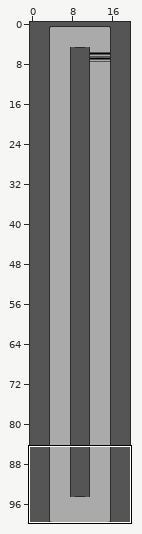
Tiled map -- assets/maps/track2.tmx. The picture above shows the old version from afar; the outline marks the close-up.
Close-up. Old version:
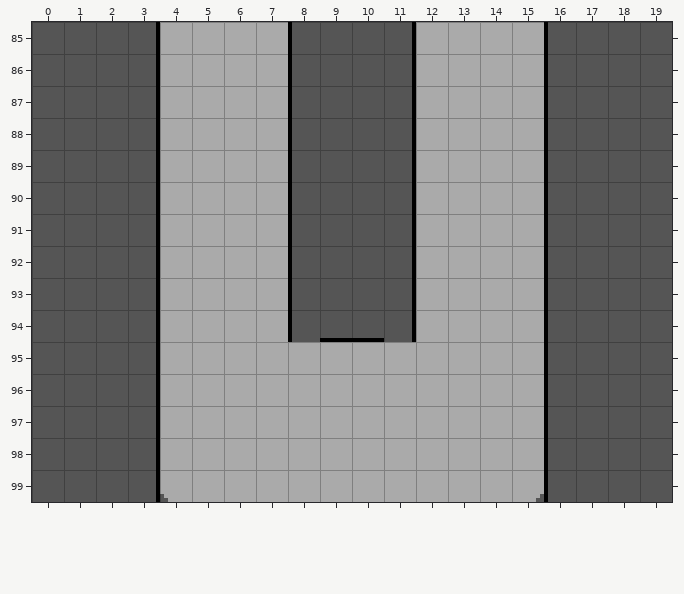
Cells are 8x8 px. Shown: x 0..19, y 85..99. The commit also changed other parts of the map, which this record leaves out.
Now the later version:
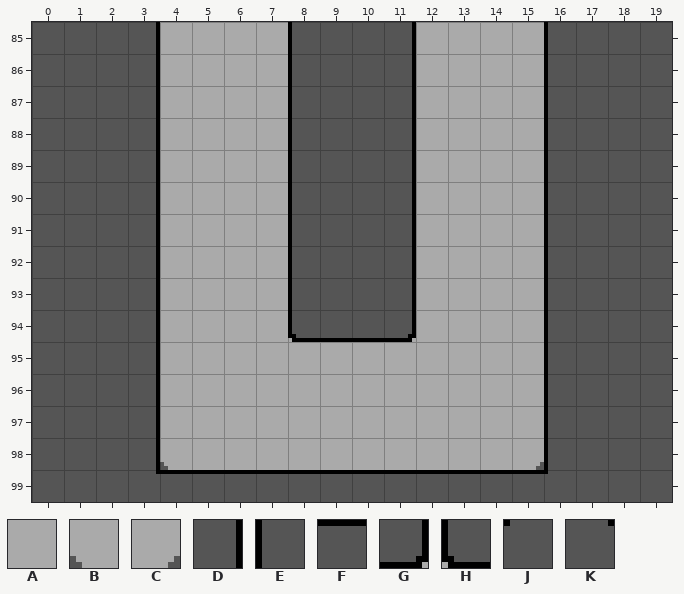
Key: from "track": A 1 "TILE_ROAD", B 9 "TILE_ROAD", C 9 flipped left-right "TILE_ROAD", D 10 "TILE_WALL", E 10 flipped left-right "TILE_WALL", F 10 flipped on the other diagonal "TILE_WALL", G 11, H 11 turned 90, J 12 turned 180, K 12 turned 270.
_ is an empty cell.
Edits made:
{"where": "layer \"Track\""}
{"y":94,"x":8,"old":"E","new":"H"}
{"y":94,"x":11,"old":"D","new":"G"}
{"y":98,"x":4,"old":"A","new":"B"}
{"y":98,"x":15,"old":"A","new":"C"}
{"y":99,"x":3,"old":"DBAAAAAAAAAACE","new":"KFFFFFFFFFFFFJ"}
